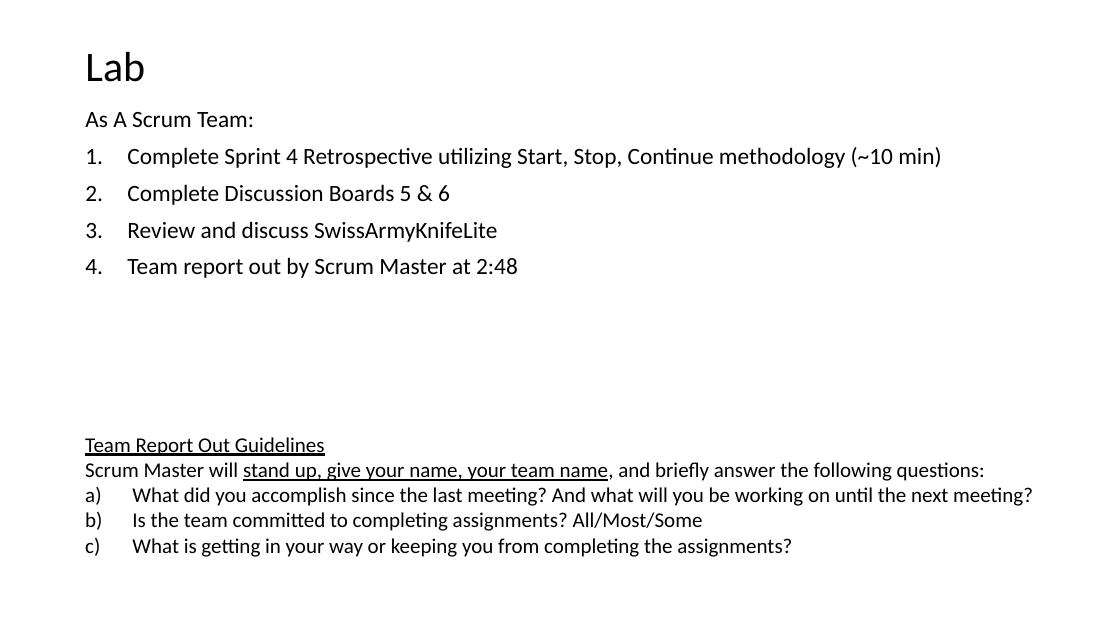
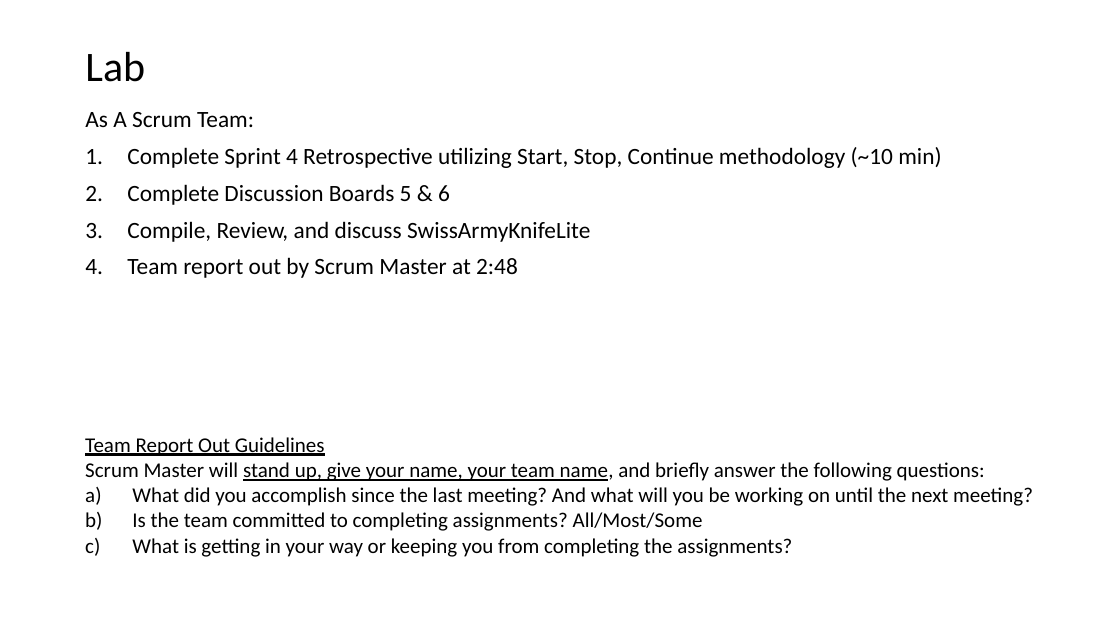
Before and after one commit to EricJPogue/CPSC-24500, a slide deck: slide 5 of lecture-slides/2019-10-28-oop.pptx (slide 6 before the commit). Drawn at 1120x630 pixels with LibreOffice and Linux fonts; fonts in the diff are those of the drawing. Boxes give left, top, right and bottom in pixels: in the first picture for what was removed or moved away, otherwise in the second. Text is boxed around its words. In the diff, an @@ line names an element or a change of style, - is before the commit and + after.

Commit message:
Update file.

```diff
--- a/lecture-slides/2019-10-28-oop.pptx
+++ b/lecture-slides/2019-10-28-oop.pptx
@@ text at [127, 221, 590, 242]: text changed @@
-3. Review and discuss SwissArmyKnifeLite
+3. Compile, Review, and discuss SwissArmyKnifeLite
```
Also in this commit, not shown: 1 slide removed.
